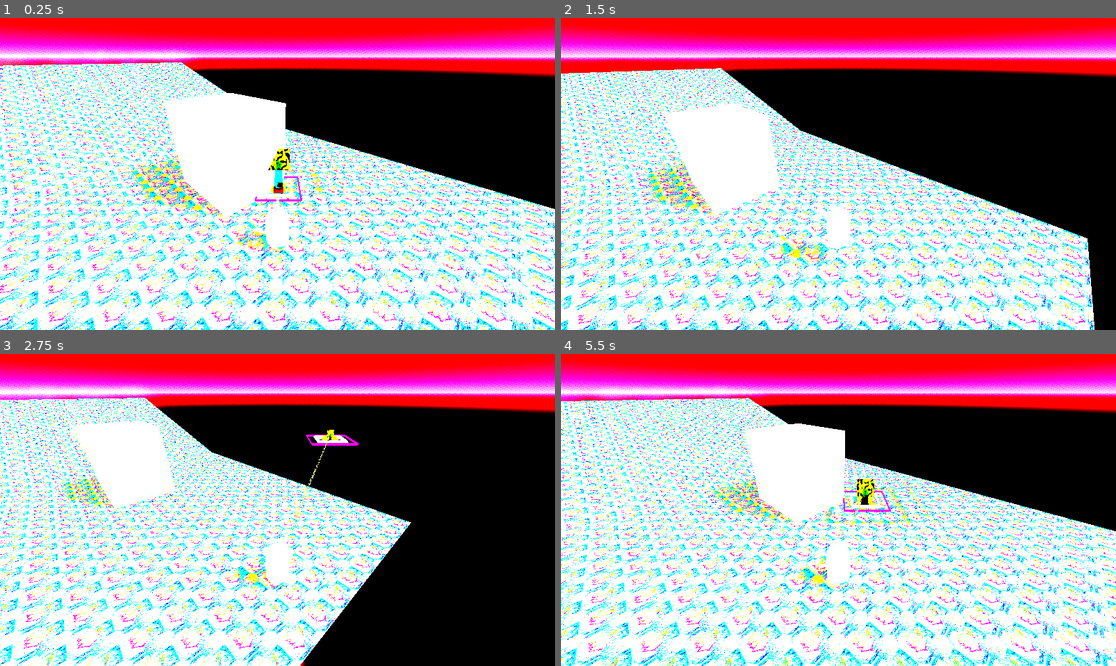
Above: before the commit, frames 1-4 (two rows, left to right).
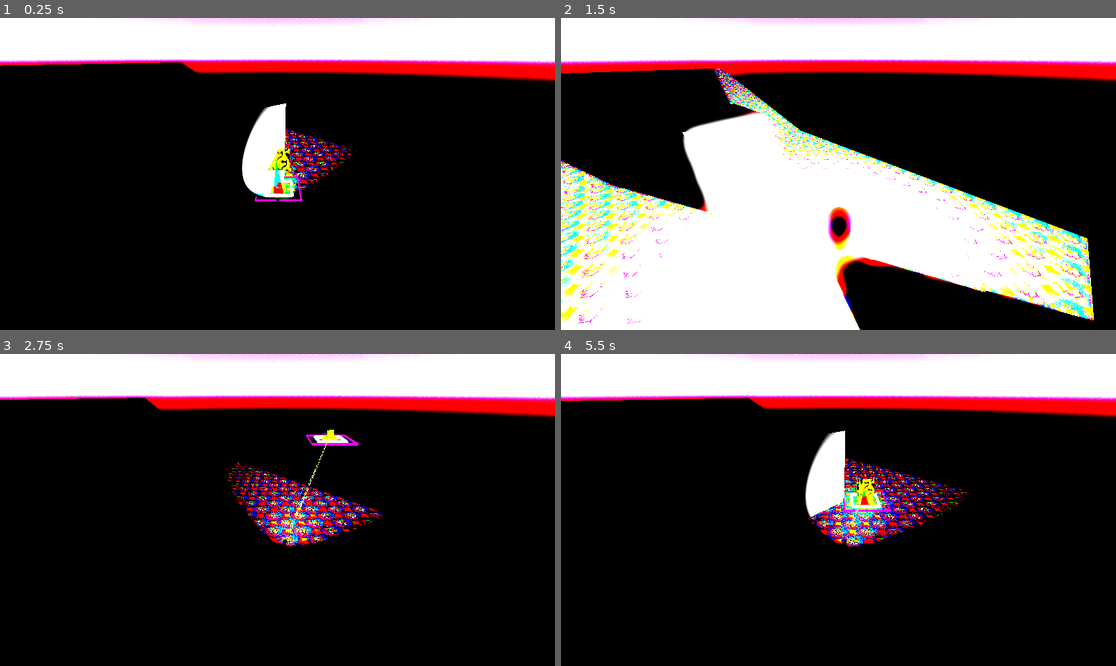
Above: after the commit, the same moments.

Repository: officialErnests/mut-4rr-
Game: Godot game, scene res://Scenes/game.tscn
Two runs of this game, one before a commit and one after it. Both use one fixed random seed, a clock stepped at 60 frames per second and the inputs below.
Inputs (mouse positions are in pixels of both pictures, inside the frame that each line leads up to):
- Up to frame 1 (0.25 s): no input
- Up to frame 2 (1.5 s): tap Enter at 0.5 s; move the mouse to (960, 158) at 0.52 s; hold D (right) 0.53-1.28 s; click (960, 158) at 0.6 s; tap Space (jump) at 0.77 s; move the mouse to (727, 189) at 1.27 s; hold S (backward) from 1.28 s (still down); click (727, 189) at 1.35 s
- Up to frame 3 (2.75 s): tap Space (jump) at 1.52 s; move the mouse to (333, 441) at 2.02 s; release S (backward) at 2.03 s; hold D (right) from 2.03 s (still down); click (333, 441) at 2.1 s
- Up to frame 4 (5.5 s): move the mouse to (810, 572) at 2.77 s; release D (right) at 2.78 s; hold W (forward) 2.78-3.53 s; click (810, 572) at 2.85 s; tap Space (jump) at 3.02, 3.77, 4.52 s; move the mouse to (1005, 556) at 3.52 s; hold A (left) 3.53-5.03 s; click (1005, 556) at 3.6 s; move the mouse to (672, 463) at 4.27 s; click (672, 463) at 4.35 s; move the mouse to (866, 510) at 5.02 s; hold S (backward) from 5.03 s (still down); click (866, 510) at 5.1 s

The runs differ from the first frame. In frame 1, 81% of the frame differs, in the area x 0-100%, y 0-100%; in frame 2, 44%; in frame 3, 63%; in frame 4, 83%.

Commit message:
better flash lighting

Diff:
--- a/Scenes/game.tscn
+++ b/Scenes/game.tscn
@@ -15,13 +15,15 @@
 [sub_resource type="Environment" id="Environment_3dryh"]
 background_mode = 2
 sky = SubResource("Sky_wrm1d")
+ambient_light_source = 1
+reflected_light_source = 1
 tonemap_mode = 3
 tonemap_exposure = 3.45
 tonemap_white = 0.1
 glow_enabled = true
 glow_normalized = true
-glow_intensity = 0.65
-glow_strength = 2.0
+glow_intensity = 0.42
+glow_bloom = 1.0
 glow_blend_mode = 1
 adjustment_enabled = true
 adjustment_contrast = 4.0
@@ -46,12 +48,6 @@
 [sub_resource type="WorldBoundaryShape3D" id="WorldBoundaryShape3D_3dryh"]
 
 [node name="Game" type="Node3D"]
-
-[node name="DirectionalLight3D" type="DirectionalLight3D" parent="."]
-transform = Transform3D(-0.50000006, -0.6123724, 0.6123724, 0, 0.70710677, 0.70710677, -0.8660254, 0.3535534, -0.3535534, 0, 0, 0)
-light_color = Color(0.32156864, 0.8352941, 0.8666667, 1)
-light_specular = 0.0
-shadow_enabled = true
 
 [node name="WorldEnvironment" type="WorldEnvironment" parent="."]
 environment = SubResource("Environment_3dryh")
@@ -79,7 +75,7 @@
 shape = SubResource("WorldBoundaryShape3D_3dryh")
 
 [node name="Player" parent="." instance=ExtResource("2_qxrlw")]
-transform = Transform3D(1, 0, 0, 0, 1, 0, 0, 0, 1, 0, 0.8, 0)
+transform = Transform3D(0.99999994, 0, 0, 0, 1, 0, 0, 0, 0.99999994, 0, 0, 0)
 
 [node name="CSGBox3D" type="CSGBox3D" parent="."]
 transform = Transform3D(1, 0, 0, 0, 1, 0, 0, 0, 1, -4.55, 2.0000002, -1.25)
--- a/Scenes/player.tscn
+++ b/Scenes/player.tscn
@@ -113,7 +113,7 @@
 [node name="HandleShoot" type="Node" parent="Gun" node_paths=PackedStringArray("light", "light_pt2", "hiddens")]
 script = ExtResource("3_x3wgy")
 light = NodePath("../XD")
-light_pt2 = NodePath("../FLASH")
+light_pt2 = NodePath("../FLASH2")
 hiddens = NodePath("../hiddens")
 
 [node name="GunVisual" type="Node" parent="Gun" node_paths=PackedStringArray("LOOK_AT", "GUN", "POINTER", "POINTER_LEFT", "POINTER_GOAL", "POINTER_GROUND", "POINTER_GROUND_NORM")]
@@ -191,6 +191,10 @@
 mesh = SubResource("TorusMesh_3smsa")
 skeleton = NodePath("../../..")
 
+[node name="SpotLight3D" type="SpotLight3D" parent="Gun/hiddens"]
+transform = Transform3D(1, 0, 0, 0, 1, 0, 0, 0, 1, -0.2, 0, -0.9)
+spot_range = 20.0
+
 [node name="Gun" type="MeshInstance3D" parent="Gun"]
 transform = Transform3D(1, 0, 0, 0, 1, 0, 0, 0, 1, 0, 0, -0.8)
 mesh = SubResource("BoxMesh_v0iea")
@@ -199,25 +203,23 @@
 [node name="XD" type="OmniLight3D" parent="Gun"]
 transform = Transform3D(1, 0, 0, 0, 1, 0, 0, 0, 1, 0, -1.4901161e-08, -1)
 visible = false
-light_color = Color(1, 1, 0, 1)
 light_energy = 16.0
-light_negative = true
 light_specular = 0.65
 shadow_enabled = true
 omni_range = 40.0
-omni_attenuation = -0.878
-
-[node name="FLASH" type="SpotLight3D" parent="Gun"]
-transform = Transform3D(1, 0, 0, 0, 1, 0, 0, 0, 1, 0, 0.39999998, -1.6)
+
+[node name="FLASH2" type="SpotLight3D" parent="Gun"]
+transform = Transform3D(1, 0, 0, 0, 1, 0, 0, 0, 1, 0, -4.4703484e-08, -1)
 visible = false
-light_color = Color(1, 1, 0, 1)
+light_color = Color(0, 0, 1, 1)
 light_energy = 16.0
-light_specular = 2.0
+light_negative = true
+light_specular = 16.0
 shadow_enabled = true
-spot_range = 20.0
+spot_range = 100.0
 spot_attenuation = -1.0
-spot_angle = 68.58
-spot_angle_attenuation = 0.056328375
+spot_angle = 28.86
+spot_angle_attenuation = 0.17677742
 
 [node name="Neck" type="Node3D" parent="."]
 transform = Transform3D(0.70710677, 0, 0.70710677, 0, 1, 0, -0.70710677, 0, 0.70710677, 0, 0, 0)
